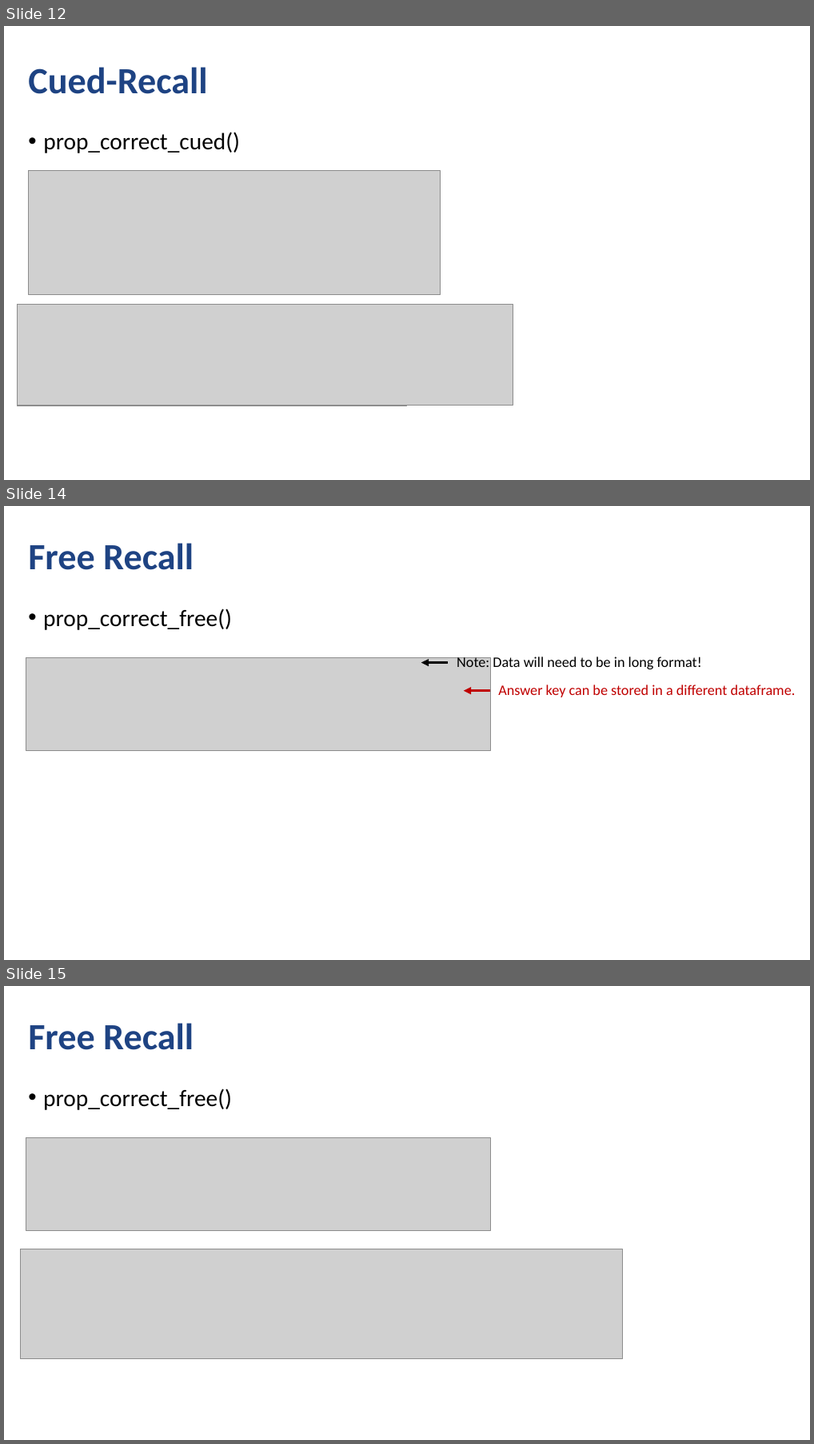
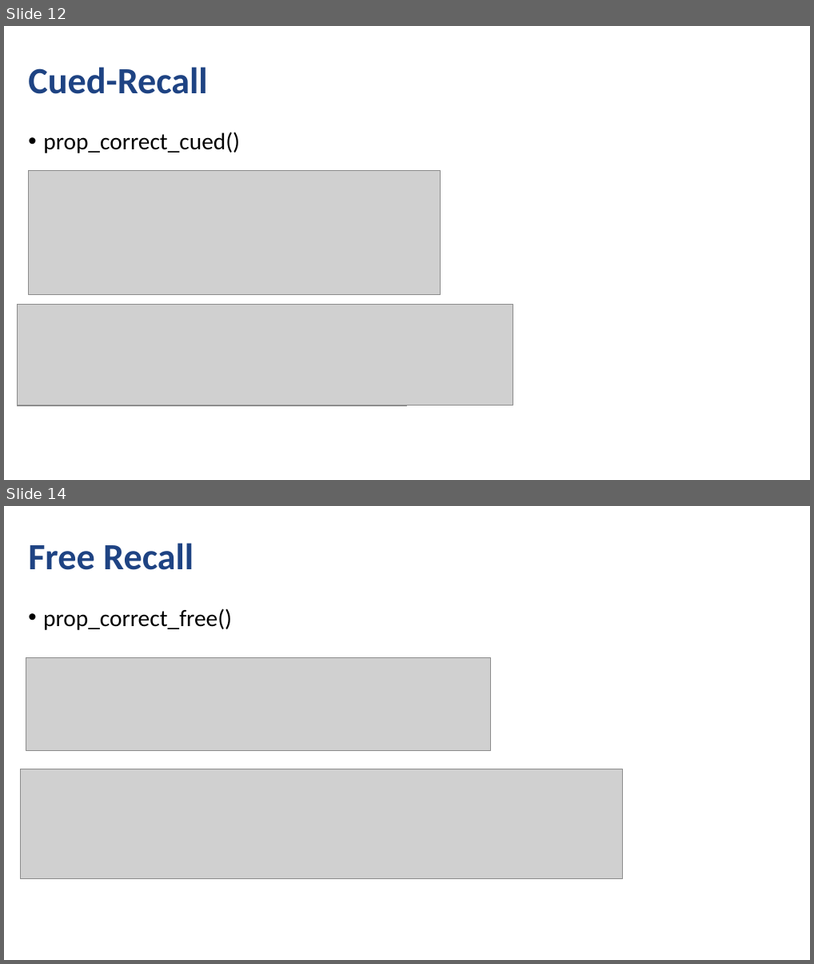
Before and after one commit to npm27/lrd-analysis, a slide deck: Presentations/SCiP 2020.pptx. Shown one above the other, each under a label of ours: slides 12, 14 and 15 before the commit, slides 12 and 14 after it; the slides between them are not shown. The pictures are 814x1444 and 814x964 pixels, drawn with LibreOffice and Linux fonts; fonts in the diff are those of the drawing; grey boxes stand for pictures. Boxes give left, top, right and bottom in pixels: in the first picture for what was removed or moved away, otherwise in the second. Text is boxed around its words. In the diff, an @@ line names an element or a change of style, - is before the commit and + after.

```diff
--- a/Presentations/SCiP 2020.pptx
+++ b/Presentations/SCiP 2020.pptx
@@ slide 14 removed at [4,506,810,960], background #FFFFFF @@
@@ title removed at [28,543,194,570] @@
-Free Recall
@@ text removed at [43,608,232,630] @@
-• prop_correct_free()
@@ picture removed at [26,658,491,751] @@
@@ arrow removed from (448, 663) to (422, 663) @@
@@ text removed at [457,655,702,669] @@
-Note: Data will need to be in long format!
@@ arrow removed from (491, 691) to (464, 691) @@
@@ text removed at [498,684,796,697] @@
-Answer key can be stored in a different dataframe.
@@ what was slide 15 is now slide 14 @@
```
Also in this commit, not shown: 3 slides changed, 2 slides added.
